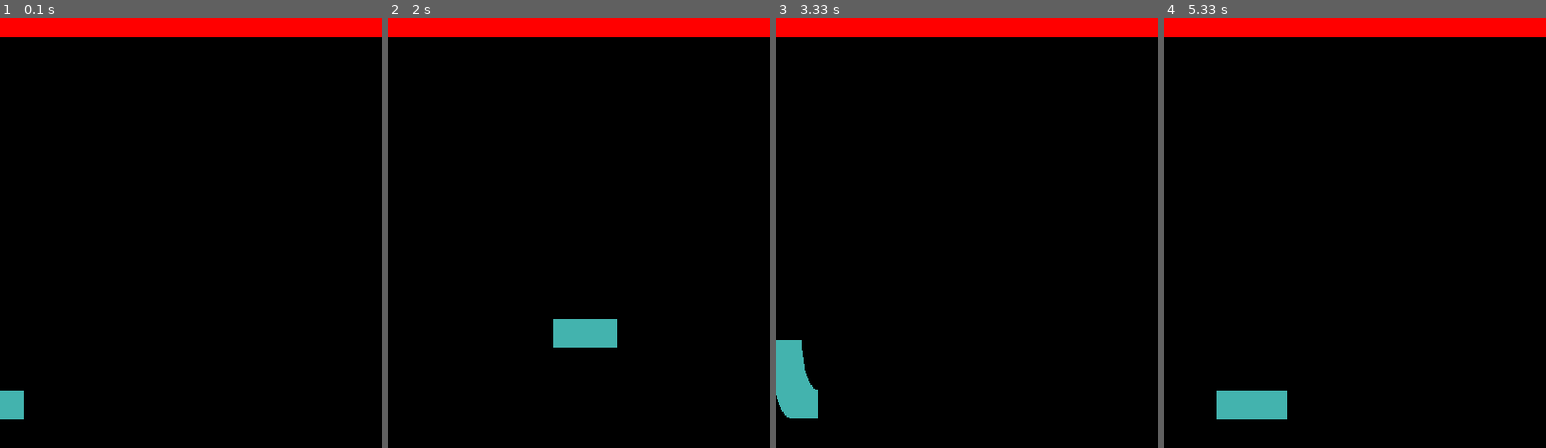
Above: before the commit, frames 1-4 (left to right).
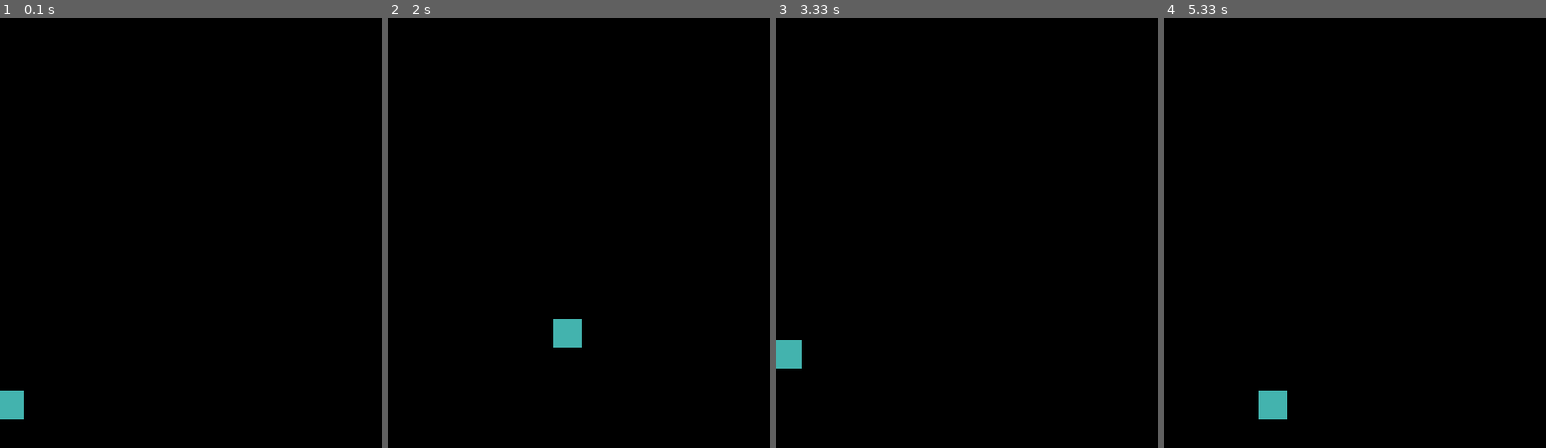
Above: after the commit, the same moments.

Repository: svidovich/python-experiments
Game: pygame game, started from pygame-something/sample.py
The game is run twice, just before and just after one commit, with the same random seed, the same clock (stepped at 60 frames per second) and the same inputs.
Inputs:
- Up to frame 1 (0.1 s): no input
- Up to frame 2 (2 s): hold Right 0.33-0.8 s; hold Up 0.83-1.13 s; hold Right 1.17-1.63 s; hold Left from 1.67 s (still down)
- Up to frame 3 (3.33 s): release Left at 2.2 s; hold Down 2.23-2.53 s; hold Left 2.57-2.97 s; hold Up from 3 s (still down)
- Up to frame 4 (5.33 s): release Up at 3.37 s; hold Right 3.4-4.03 s; hold Down 4.07-4.43 s; hold Left 4.47-4.93 s; hold Right from 4.97 s (still down)

The runs differ from the first frame. In frame 1, 4.4% of the frame differs, in the area x 0-100%, y 0-5%; in frame 2, 5.1%; in frame 3, 5.5%, in the area x 0-100%, y 0-94%; in frame 4, 5.2%.

Commit message:
That'll do!

Diff:
--- a/pygame-something/sample.py
+++ b/pygame-something/sample.py
@@ -29,7 +29,6 @@
         super().__init__()
         self.surface = Surface(size=size)
         self.surface.fill(color=fill_color)
-        # The center kwarg... defines where it starts out?
         self.rectangle: Rect = self.surface.get_rect()
 
         # Vector2 takes individual ordinates for its argument OR
@@ -37,6 +36,9 @@
         self.position = Vector2((10, HEIGHT - 30))
         self.velocity = Vector2(0, 0)
         self.acceleration = Vector2(0, 0)
+
+    def draw(self, surface: Surface) -> None:
+        surface.blit(source=self.surface, dest=self.rectangle)
 
     def move(self) -> None:
         self.acceleration = Vector2(0,0)
@@ -91,7 +93,9 @@
         self.velocity = Vector2(0, 0)
         self.acceleration = Vector2(0, 0)
 
-
+    # TODO: Add an overlying class -- this is all common stuff
+    def draw(self, surface: Surface) -> None:
+        surface.blit(source=self.surface, dest=self.rectangle)
 
 def main():
     pygame.init()
@@ -109,7 +113,6 @@
 
     while True:
         pygame.display.update()
-        player_1.move()
 
         event: Event
         for event in pygame.event.get():
@@ -118,12 +121,14 @@
                 sys.exit(0)
             display_surface.fill(BLACK)
 
+        player_1.move()
 
         entity: Sprite
         for entity in all_sprites:
             # import pdb
             # pdb.set_trace()
-            display_surface.blit(source=entity.surface, dest=entity.rectangle)
+            display_surface.fill(BLACK)
+            entity.draw(surface=display_surface)
 
         game_clock.tick(FPS)
 
